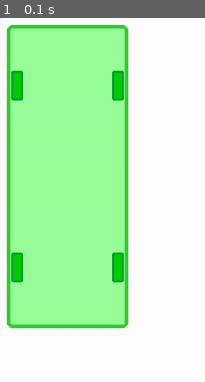
Above: before the commit, frame 1.
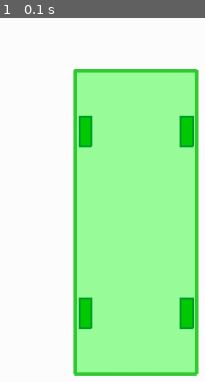
Above: after the commit, the same moment.

Repository: Bobbassoonguy/AutonomousVehicles
Game: pygame game, started from Scenarios/Scenario1_create_car.py
Same seed, same stepped clock (60 frames per second), same inputs: the game is played once before the commit and once after it.
Inputs:
- Up to frame 1 (0.1 s): no input

The runs differ from the first frame. In frame 1, 69% of the frame differs, in the area x 2-98%, y 1-99%.

Commit message:
made car and wheels display as polygons

Diff:
--- a/Classes/Vehicle.py
+++ b/Classes/Vehicle.py
@@ -1,7 +1,8 @@
 import pygame
+import Shape
 
 class Vehicle:
-    def __init__(self, parent):
+    def __init__(self, parent, x=3, y=4):
         self.parent = parent
         self.surface = self.parent.screen
         self.LENGTH = 4.5  # meters
@@ -10,34 +11,40 @@
         self.WHEELBASE = 2.7  # meters
         self.TRACK = 1.5  # meters
         self.MIN_TURN_RADIUS = 10.8  # meters
+        self.PIXELS_PER_METER = self.parent.PIXELS_PER_METER
 
-        self.x = 150
-        self.y = 250
+        self.x = x
+        self.y = y
+
+        self.create_outline()
 
         # TODO fix this because it shouldn't be based on the center of the car
-        self.front_right_wheel = Wheel(self, False,
-                                       (self.x + (self.TRACK * self.parent.PIXELS_PER_METER / 2)),
-                                       (self.y - (self.WHEELBASE * self.parent.PIXELS_PER_METER / 2)))
-        self.front_left_wheel = Wheel(self, False,
-                                      (self.x - (self.TRACK * self.parent.PIXELS_PER_METER / 2)),
-                                      (self.y - (self.WHEELBASE * self.parent.PIXELS_PER_METER / 2)))
-        self.back_right_wheel = Wheel(self, False,
-                                      (self.x + (self.TRACK * self.parent.PIXELS_PER_METER / 2)),
-                                      (self.y + (self.WHEELBASE * self.parent.PIXELS_PER_METER / 2)))
-        self.back_left_wheel = Wheel(self, False,
-                                     (self.x - (self.TRACK * self.parent.PIXELS_PER_METER / 2)),
-                                     (self.y + (self.WHEELBASE * self.parent.PIXELS_PER_METER / 2)))
+        self.front_right_wheel = Wheel(self, True, self.x + (self.TRACK / 2),
+                                       self.y - (self.WHEELBASE / 2))
+        self.front_left_wheel = Wheel(self, True, self.x - (self.TRACK / 2),
+                                       self.y - (self.WHEELBASE / 2))
+        self.back_right_wheel = Wheel(self, True, self.x + (self.TRACK / 2),
+                                       self.y + (self.WHEELBASE / 2))
+        self.back_left_wheel = Wheel(self, True, self.x - (self.TRACK / 2),
+                                       self.y + (self.WHEELBASE / 2))
 
         print("New Car initialized")
 
+    def create_outline(self):
+        display_border_thickness = 0.05  # meters
+        display_rectangle_round_corners = 1.5 * display_border_thickness
+        self.outline = Shape.Shape(self, self.surface,
+                                   [[(self.x - (self.WIDTH/2)) * self.PIXELS_PER_METER, (self.y - (self.LENGTH/2)) * self.PIXELS_PER_METER],
+                                    [(self.x + (self.WIDTH/2)) * self.PIXELS_PER_METER, (self.y - (self.LENGTH/2)) * self.PIXELS_PER_METER],
+                                    [(self.x + (self.WIDTH/2)) * self.PIXELS_PER_METER, (self.y + (self.LENGTH/2)) * self.PIXELS_PER_METER],
+                                    [(self.x - (self.WIDTH/2)) * self.PIXELS_PER_METER, (self.y + (self.LENGTH/2)) * self.PIXELS_PER_METER]],
+                                   (51, 204, 51), line_width=round(display_border_thickness * self.PIXELS_PER_METER),
+                                   fill_color=(153, 255, 153))
+
     def draw(self):
         # TODO make this position/rotation dependant
-        display_border_thickness = 0.05  # meters
-        display_rectangle_round_corners = 1.5 * display_border_thickness
 
-        outline = pygame.Rect(self.x-(self.WIDTH * self.parent.PIXELS_PER_METER / 2), self.y-(self.LENGTH * self.parent.PIXELS_PER_METER / 2), self.WIDTH * self.parent.PIXELS_PER_METER, self.LENGTH * self.parent.PIXELS_PER_METER)
-        pygame.draw.rect(self.surface, (153, 255, 153), outline, border_radius=round(display_rectangle_round_corners * self.parent.PIXELS_PER_METER))
-        pygame.draw.rect(self.surface, (51, 204, 51), outline, width=round(display_border_thickness * self.parent.PIXELS_PER_METER), border_radius=round(display_rectangle_round_corners * self.parent.PIXELS_PER_METER))
+        self.outline.draw()
 
         self.front_right_wheel.draw()
         self.front_left_wheel.draw()
@@ -52,25 +59,32 @@
 class Wheel:
     def __init__(self, parent, steering, x, y):
         self.parent = parent
-        self.display_screen = self.parent.surface
+        self.surface = self.parent.surface
         self.WIDTH = 0.18  # meters
         self.DIAMETER = 0.44  # meters
         self.STEERING = False
+        self.PIXELS_PER_METER = self.parent.PIXELS_PER_METER
 
         self.x = x
         self.y = y
 
+        self.create_outline()
+
         # TODO define position and rotation relative to parent vehicle
 
+    def create_outline(self):
+        display_border_thickness = 0.02  # meters
+        self.outline = Shape.Shape(self.parent, self.surface,
+                              [[(self.x - (self.WIDTH / 2)) * self.PIXELS_PER_METER,
+                                (self.y - (self.DIAMETER / 2)) * self.PIXELS_PER_METER],
+                               [(self.x + (self.WIDTH / 2)) * self.PIXELS_PER_METER,
+                                (self.y - (self.DIAMETER / 2)) * self.PIXELS_PER_METER],
+                               [(self.x + (self.WIDTH / 2)) * self.PIXELS_PER_METER,
+                                (self.y + (self.DIAMETER / 2)) * self.PIXELS_PER_METER],
+                               [(self.x - (self.WIDTH / 2)) * self.PIXELS_PER_METER,
+                                (self.y + (self.DIAMETER / 2)) * self.PIXELS_PER_METER]],
+                              (0, 153, 51), line_width=round(display_border_thickness * self.PIXELS_PER_METER),
+                              fill_color=(0, 204, 0))
+
     def draw(self):
-        display_border_thickness = 0.02  # meters
-        display_rectangle_round_corners = 1.5 * display_border_thickness
-
-        outline = pygame.Rect(self.x - (self.WIDTH * self.parent.parent.PIXELS_PER_METER / 2),
-                              self.y - (self.DIAMETER * self.parent.parent.PIXELS_PER_METER / 2),
-                              self.WIDTH * self.parent.parent.PIXELS_PER_METER, self.DIAMETER * self.parent.parent.PIXELS_PER_METER)
-        pygame.draw.rect(self.display_screen, (0, 204, 0), outline,
-                         border_radius=round(display_rectangle_round_corners * self.parent.parent.PIXELS_PER_METER))
-        pygame.draw.rect(self.display_screen, (0, 153, 51), outline,
-                         width=round(display_border_thickness * self.parent.parent.PIXELS_PER_METER),
-                         border_radius=round(display_rectangle_round_corners * self.parent.parent.PIXELS_PER_METER))
+        self.outline.draw()
